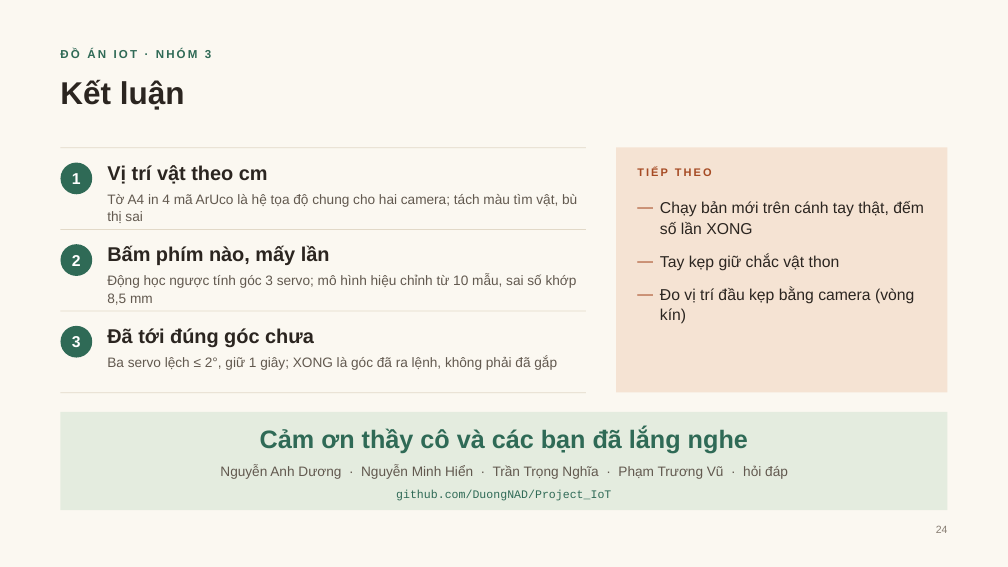
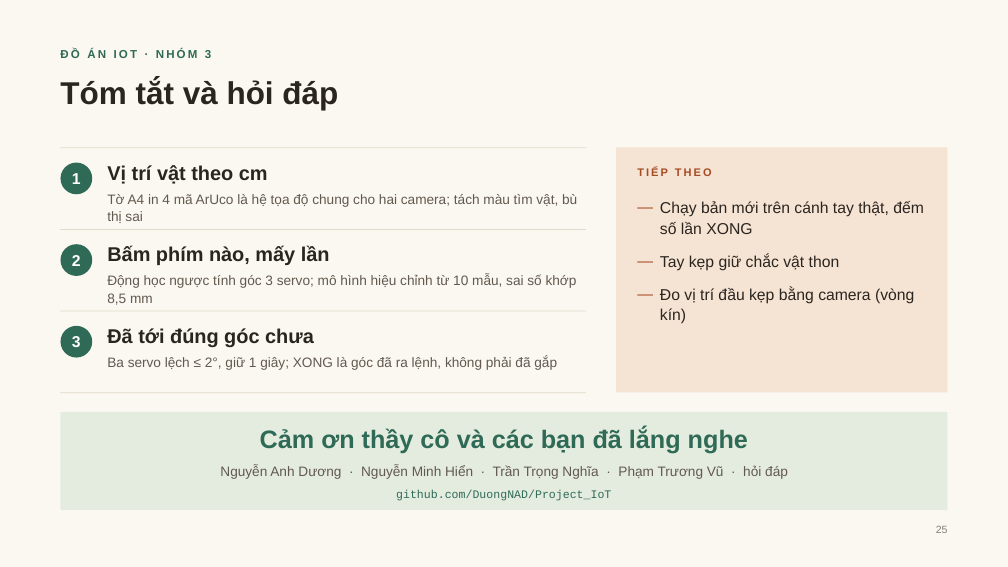
Before and after one commit to DuongNAD/Project_IoT, a slide deck: slide 25 of slides/Project_IoT_ThuyetTrinh.pptx (slide 24 before the commit). Drawn at 1008x567 pixels with LibreOffice and Linux fonts; fonts in the diff are those of the drawing. Boxes give left, top, right and bottom in pixels: in the first picture for what was removed or moved away, otherwise in the second. Text is boxed around its words. In the diff, an @@ line names an element or a change of style, - is before the commit and + after.

```diff
--- a/slides/Project_IoT_ThuyetTrinh.pptx
+++ b/slides/Project_IoT_ThuyetTrinh.pptx
@@ text at (x1=60, y1=79, x2=338, y2=110): text changed @@
-Kết luận
+Tóm tắt và hỏi đáp
@@ text at (x1=936, y1=526, x2=948, y2=533): text changed @@
-24
+25
```
Also in this commit, not shown: 2 other slides changed, 1 slide added, 16 other files.
